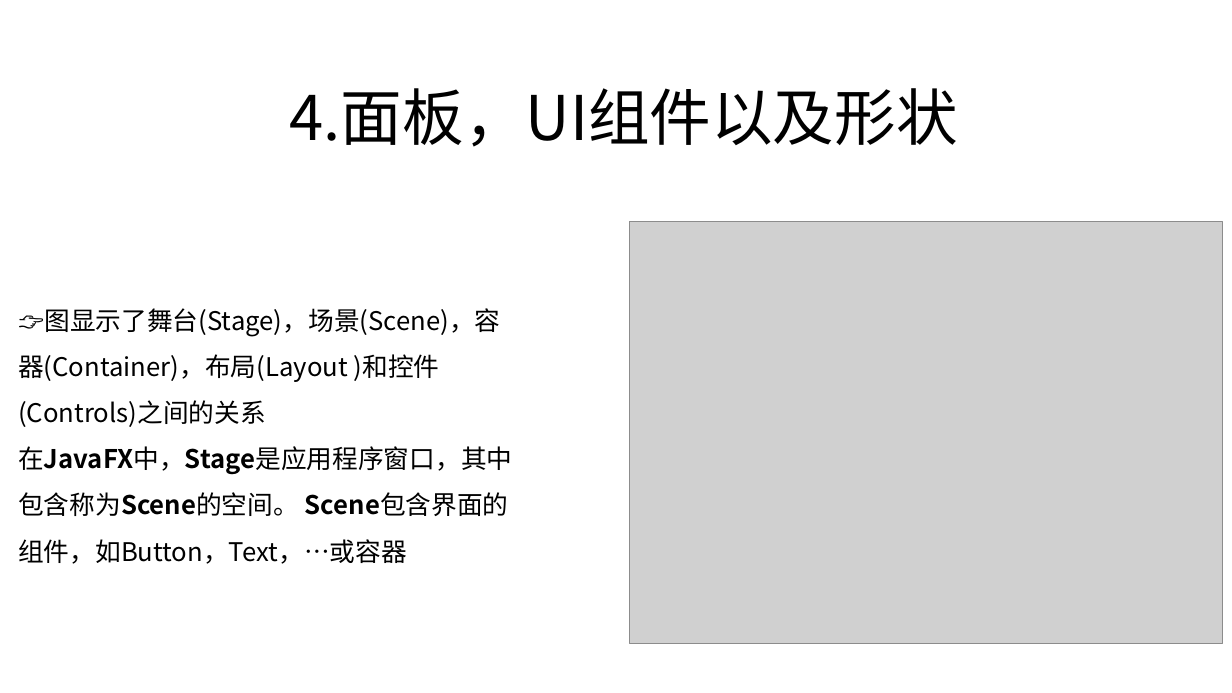
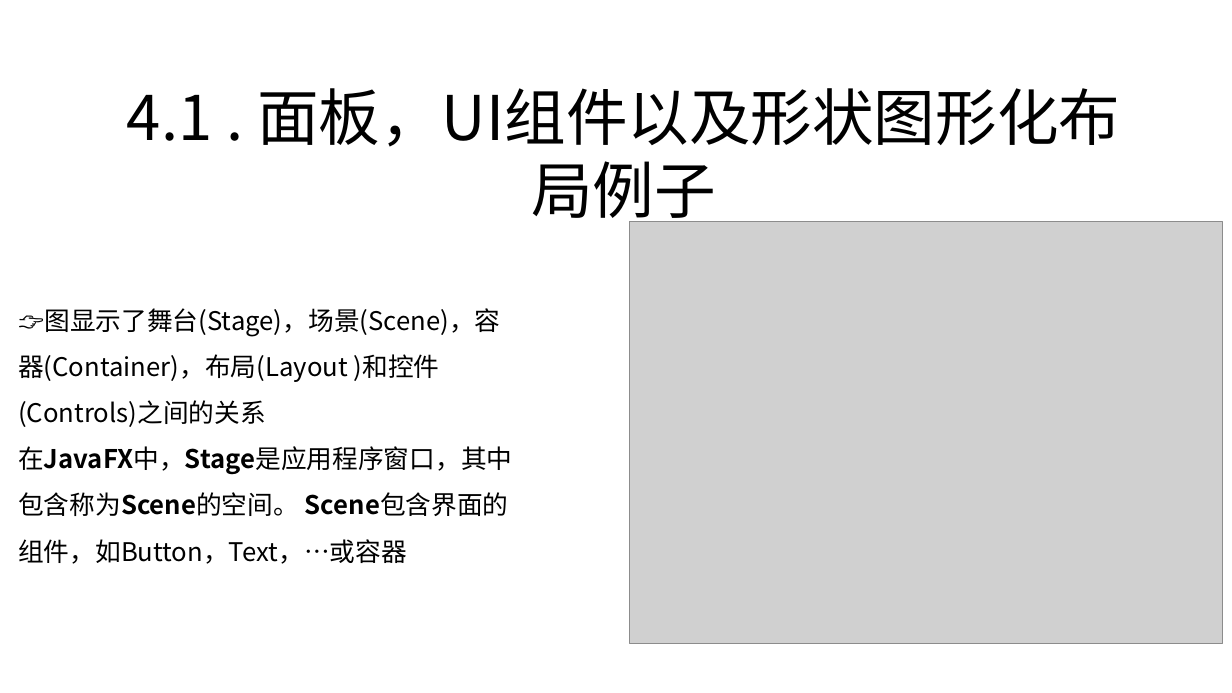
Before and after one commit to zjyesir/hmc_java_1, a slide deck: slide 9 of ppt/19. 图形化编程.pptx. Drawn at 1232x693 pixels with LibreOffice and Linux fonts; fonts in the diff are those of the drawing; grey boxes stand for pictures; background and template pictures are left out. Boxes give left, top, right and bottom in pixels: in the first picture for what was removed or moved away, otherwise in the second. Text is boxed around its words. In the diff, an @@ line names an element or a change of style, - is before the commit and + after.

Commit message:
JavaFx图形化界面 ppt

```diff
--- a/ppt/19. 图形化编程.pptx
+++ b/ppt/19. 图形化编程.pptx
@@ text at box(127, 88, 1120, 147): text changed @@
-4.面板，UI组件以及形状
+4.1 . 面板，UI组件以及形状图形化布局例子
```
Also in this commit, not shown: 6 other slides changed, 17 slides added, 4 slides removed, 2 other files.
